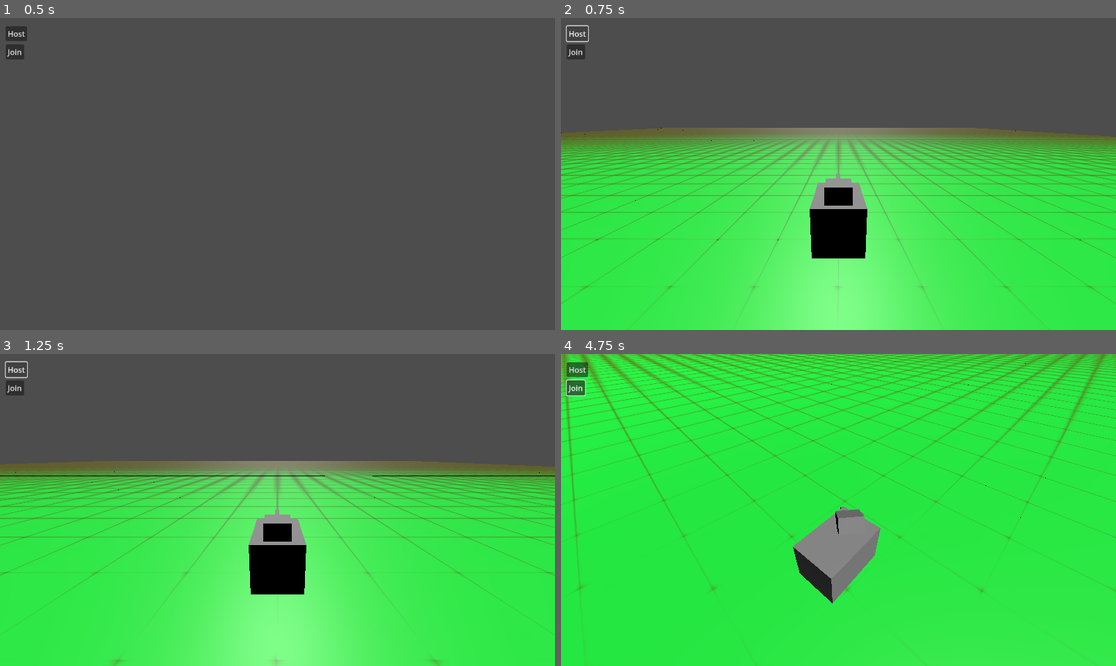
Above: before the commit, frames 1-4 (two rows, left to right).
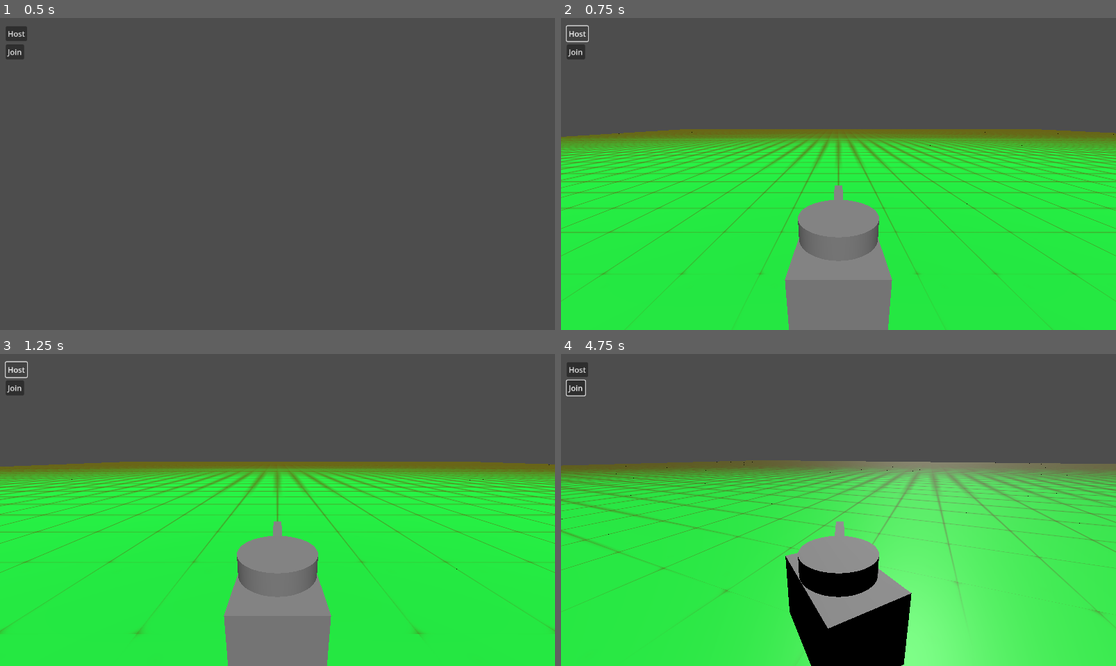
Above: after the commit, the same moments.

Repository: Coolfool3080/QuickTank
Game: Godot game, scene res://levels/multiplayer_test_map.tscn
The game is run twice, just before and just after one commit, with the same random seed, the same clock (stepped at 60 frames per second) and the same inputs. This scene is started directly instead of the project's main scene.
Inputs (mouse positions are in pixels of both pictures, inside the frame that each line leads up to):
- Up to frame 1 (0.5 s): no input
- Up to frame 2 (0.75 s): click "Host" at 0.5 s
- Up to frame 3 (1.25 s): no input
- Up to frame 4 (4.75 s): click "Join" at 1.25 s; move the mouse to (960, 494) at 2.02 s; hold D (tank_rotate_right) 2.03-2.78 s; move the mouse to (727, 525) at 2.77 s; hold S (tank_backward) 2.78-3.53 s; move the mouse to (894, 441) at 3.52 s; hold D (tank_rotate_right) 3.53-4.28 s; move the mouse to (810, 572) at 4.27 s; hold W (tank_forward) from 4.28 s (still down)

Frame 1 is identical in both runs. In frame 2, 36% of the frame differs, in the area x 0-100%, y 35-100%; in frame 3, 36%; in frame 4, 70%, in the area x 0-100%, y 0-100%.

Commit message:
multiplayer changes

Diff:
--- a/assets/tank_movement_controller.gd
+++ b/assets/tank_movement_controller.gd
@@ -12,6 +12,7 @@
 
 func _ready():
 	$camera_pivot/Camera3D.current = is_multiplayer_authority()
+	$MultiplayerSynchronizer.set_multiplayer_authority(multiplayer.get_unique_id())
 	Input.set_mouse_mode(Input.MOUSE_MODE_CAPTURED)
 
 func _unhandled_input(event):
@@ -45,8 +46,10 @@
 
 	# Rotate head relative to tank's local space
 	var tank_basis = global_transform.basis
-	var camera_global_yaw = camera_pivot.global_transform.basis.get_euler().y
-	var tank_yaw = tank_basis.get_euler().y
-	var relative_yaw = camera_global_yaw - tank_yaw
 
-	head_node.rotation.y = lerp_angle(head_node.rotation.y, relative_yaw, delta * HEAD_ROTATE_SPEED)
+	if is_multiplayer_authority():
+		var camera_global_yaw = camera_pivot.global_transform.basis.get_euler().y
+		var tank_yaw = global_transform.basis.get_euler().y
+		var relative_yaw = camera_global_yaw - tank_yaw
+
+		head_node.rotation.y = lerp_angle(head_node.rotation.y, relative_yaw, delta * HEAD_ROTATE_SPEED)
--- a/levels/multiplayer_test_map.tscn
+++ b/levels/multiplayer_test_map.tscn
@@ -1,7 +1,7 @@
 [gd_scene load_steps=4 format=3 uid="uid://y2u0ohyf7vs"]
 
-[ext_resource type="Script" uid="uid://b3w2lfmef5cs1" path="res://scripts/multiplayer_test_map.gd" id="1_vk1xx"]
-[ext_resource type="PackedScene" uid="uid://di137jxkg0i6h" path="res://assets/player_tank.tscn" id="2_inuxk"]
+[ext_resource type="Script" uid="uid://b3w2lfmef5cs1" path="res://scripts/multiplayer_controller.gd" id="1_vk1xx"]
+[ext_resource type="PackedScene" uid="uid://cwcj6tvnfkhin" path="res://assets/player_tank_new.tscn" id="2_inuxk"]
 [ext_resource type="MeshLibrary" uid="uid://uc0w8dauwqu0" path="res://assets/mesh/mesh_library_2.tres" id="3_inuxk"]
 
 [node name="multiplayer_test_map" type="Node3D"]
@@ -23,7 +23,7 @@
 text = "Join"
 
 [node name="MultiplayerSpawner" type="MultiplayerSpawner" parent="."]
-_spawnable_scenes = PackedStringArray("uid://di137jxkg0i6h")
+_spawnable_scenes = PackedStringArray("uid://cwcj6tvnfkhin")
 spawn_path = NodePath("..")
 
 [node name="GridMap" type="GridMap" parent="."]
--- /dev/null
+++ b/scripts/multiplayer_controller.gd
@@ -0,0 +1,29 @@
+extends Node3D
+
+@export var player_tank: PackedScene
+
+func _ready():
+	multiplayer.peer_connected.connect(_add_player)
+
+func _on_host_pressed():
+	var peer = ENetMultiplayerPeer.new()
+	peer.create_server(135)
+	multiplayer.multiplayer_peer = peer
+
+	_add_player(multiplayer.get_unique_id())
+
+func _on_join_pressed():
+	var peer = ENetMultiplayerPeer.new()
+	peer.create_client("localhost", 135)
+	multiplayer.multiplayer_peer = peer
+
+
+func _add_player(id):
+	if multiplayer.is_server():
+		var player = player_tank.instantiate()
+		player.name = str(id)
+
+		# This is crucial: tell Godot this player belongs to the connecting peer
+		player.set_multiplayer_authority(id)
+
+		call_deferred("add_child", player)
--- a/scripts/multiplayer_test_map.gd
+++ /dev/null
@@ -1,26 +0,0 @@
-extends Node3D
-
-var peer = ENetMultiplayerPeer.new()
-@export var player_tank: PackedScene
-
-func _ready():
-	multiplayer.connected_to_server.connect(_on_connected_to_server)
-	multiplayer.peer_connected.connect(_add_player)
-
-func _on_host_pressed():
-	peer.create_server(135)
-	multiplayer.multiplayer_peer = peer
-	_add_player(multiplayer.get_unique_id())
-
-func _on_join_pressed():
-	peer.create_client("47.155.52.142", 135)
-	multiplayer.multiplayer_peer = peer
-
-func _on_connected_to_server():
-	_add_player(multiplayer.get_unique_id())
-
-func _add_player(id := multiplayer.get_unique_id()):
-	var player = player_tank.instantiate()
-	player.name = str(id)
-	player.set_multiplayer_authority(id)
-	call_deferred("add_child", player)
Renamed: scripts/multiplayer_test_map.gd.uid -> scripts/multiplayer_controller.gd.uid
